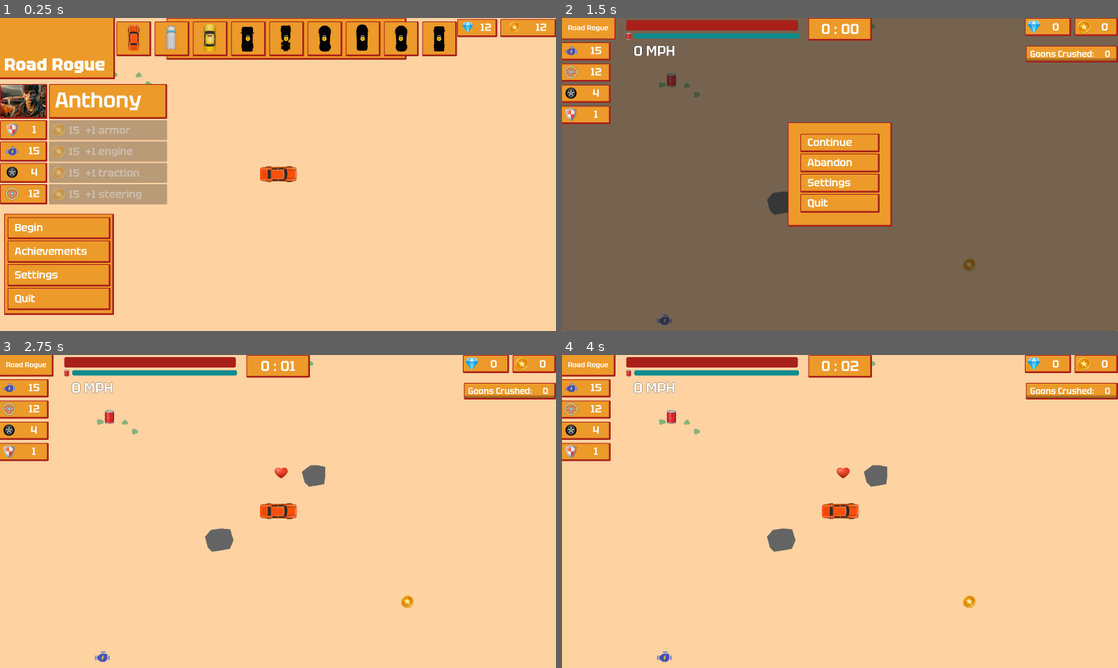
Above: before the commit, frames 1-4 (two rows, left to right).
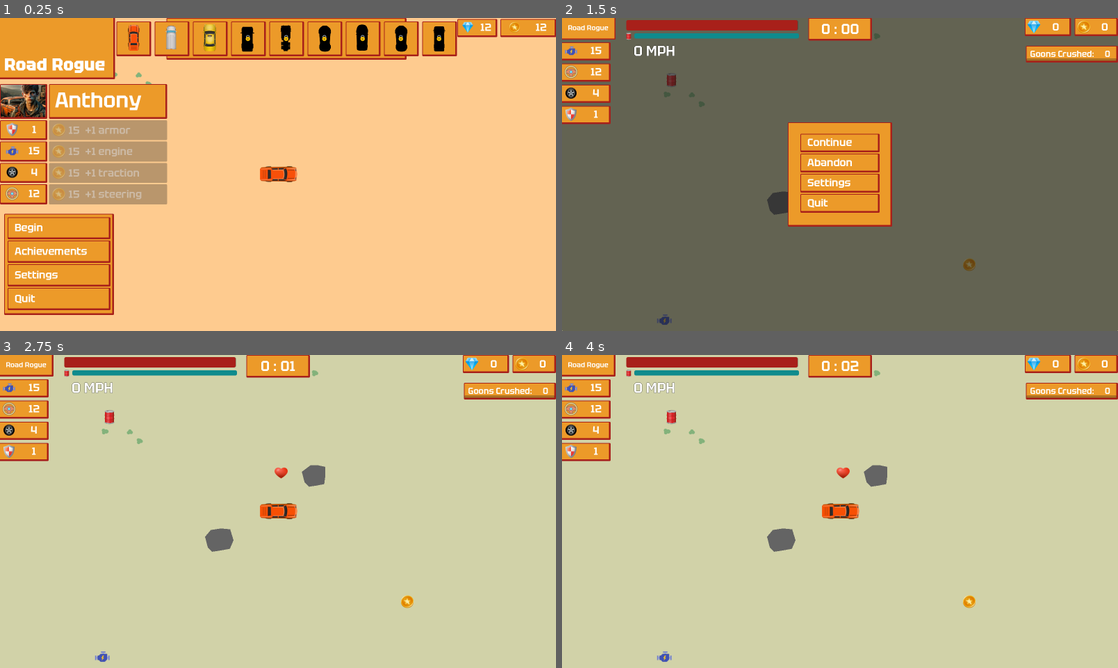
Above: after the commit, the same moments.

Repository: gregrylivingston/GoonCrusher
Game: Godot game, scene res://scene/player/menu/main/mainMenuCamera.tscn
Same seed, same stepped clock (60 frames per second), same inputs: the game is played once before the commit and once after it.
Inputs (mouse positions are in pixels of both pictures, inside the frame that each line leads up to):
- Up to frame 1 (0.25 s): no input
- Up to frame 2 (1.5 s): click "Begin" at 0.5 s; click "Road Rogue" at 1.25 s
- Up to frame 3 (2.75 s): click "Continue" at 2 s
- Up to frame 4 (4 s): tap Enter at 2.75 s; move the mouse to (962, 495) at 2.77 s; hold D (TurnRight) 2.78-3.5 s; hold Shift 2.78-3.5 s; click (962, 495) at 2.92 s; tap Space at 3.02, 3.5 s; drag from (728, 527) to (845, 473) at 3.52 s

The runs differ from the first frame. In frame 2, 0.1% of the frame differs, in the area x 0-100%, y 2-100%; in frame 3, 92%, in the area x 0-100%, y 0-100%; in frame 4, 92%.

Commit message:
added basic nighttime

Diff:
--- a/lib/overhead_car_2d/overhead_car_body_2d.gd
+++ b/lib/overhead_car_2d/overhead_car_body_2d.gd
@@ -359,3 +359,7 @@
 		$"AudioStream-Engine".play()
 		await get_tree().create_timer(0.5).timeout
 		$"AudioStream-Engine".stop()
+
+func turnOnHeadlights():
+	$sprite/PointLight2D2.visible = true
+	$sprite/PointLight2D3.visible = true
--- a/project.godot
+++ b/project.godot
@@ -100,4 +100,4 @@
 [rendering]
 
 renderer/rendering_method="mobile"
-environment/defaults/default_clear_color=Color(0.996078, 0.823529, 0.631373, 1)
+environment/defaults/default_clear_color=Color(0.996078, 0.796078, 0.560784, 1)
--- a/scene/car/car.tscn
+++ b/scene/car/car.tscn
@@ -8,10 +8,14 @@
 [ext_resource type="AudioStream" uid="uid://dd240qte30ido" path="res://sound/fx/tires_squal_loop.wav" id="4_jbkbo"]
 [ext_resource type="AudioStream" uid="uid://dlbojdancbkl3" path="res://sound/fx/crash-6711.mp3" id="5_pn0ef"]
 [ext_resource type="PackedScene" uid="uid://551dlp73phd4" path="res://texture/animation/smoke.tscn" id="6_ynfn4"]
+[ext_resource type="Texture2D" uid="uid://d1wyv3es8rac3" path="res://texture/fx/headlamp.png" id="7_d5bwr"]
 [ext_resource type="AudioStream" uid="uid://tuaawqdwftov" path="res://sound/fx/car-damage1.mp3" id="8_qq4uq"]
 
 [sub_resource type="RectangleShape2D" id="RectangleShape2D_f6v2r"]
 size = Vector2(212, 95)
+
+[sub_resource type="OccluderPolygon2D" id="OccluderPolygon2D_77a4r"]
+polygon = PackedVector2Array(-107, -46, -108, 43, 72, 42, 74, -52)
 
 [node name="Car" type="CharacterBody2D"]
 z_index = 1
@@ -55,6 +59,32 @@
 [node name="Smoke" parent="sprite/exhaust" instance=ExtResource("6_ynfn4")]
 position = Vector2(24.0004, 109)
 
+[node name="PointLight2D2" type="PointLight2D" parent="sprite"]
+visible = false
+modulate = Color(100, 100, 100, 1)
+z_index = -1
+position = Vector2(63.9997, -81.0002)
+rotation = -1.5708
+scale = Vector2(6, 3)
+color = Color(1, 1, 1, 0.47451)
+shadow_enabled = true
+shadow_color = Color(0, 0, 0, 0.0980392)
+texture = ExtResource("7_d5bwr")
+offset = Vector2(256, 0)
+
+[node name="PointLight2D3" type="PointLight2D" parent="sprite"]
+visible = false
+modulate = Color(100, 100, 100, 1)
+z_index = -1
+position = Vector2(4.99973, -74)
+rotation = -1.5708
+scale = Vector2(6, 3)
+color = Color(1, 1, 1, 0.47451)
+shadow_enabled = true
+shadow_color = Color(0, 0, 0, 0.0980392)
+texture = ExtResource("7_d5bwr")
+offset = Vector2(256, 0)
+
 [node name="AudioStream-Engine" type="AudioStreamPlayer2D" parent="."]
 stream = ExtResource("3_hfwa2")
 volume_db = 2.0
@@ -72,3 +102,6 @@
 stream = ExtResource("8_qq4uq")
 volume_db = -5.0
 pitch_scale = 2.0
+
+[node name="LightOccluder2D" type="LightOccluder2D" parent="."]
+occluder = SubResource("OccluderPolygon2D_77a4r")
--- a/scene/enemy/walker/walker.tscn
+++ b/scene/enemy/walker/walker.tscn
@@ -7,6 +7,9 @@
 
 [sub_resource type="RectangleShape2D" id="RectangleShape2D_je6xf"]
 size = Vector2(32, 39)
+
+[sub_resource type="OccluderPolygon2D" id="OccluderPolygon2D_iva72"]
+polygon = PackedVector2Array(-19, -14, -17, 11, 13, 8, 10, -20)
 
 [node name="CharacterBody2D" type="CharacterBody2D"]
 script = ExtResource("2_ogk1f")
@@ -29,5 +32,8 @@
 stream = ExtResource("4_x7wx2")
 volume_db = 10.0
 
+[node name="LightOccluder2D" type="LightOccluder2D" parent="."]
+occluder = SubResource("OccluderPolygon2D_iva72")
+
 [connection signal="animation_finished" from="Walker" to="." method="_on_walker_animation_finished"]
 [connection signal="animation_looped" from="Walker" to="." method="_on_walker_animation_looped"]
--- a/scene/level/levelRoot.gd
+++ b/scene/level/levelRoot.gd
@@ -3,6 +3,7 @@
 var spawnerScene = preload("res://scene/player/spawner.tscn")
 var playerCar: OverheadCarBody2D
 var playerController
+var seconds = 0
 
 func _ready():
 	updateAudioLevels()
@@ -28,6 +29,14 @@
 	newSpawner( Vector2i(3500,-1500))
 	newSpawner( Vector2i(-3500,0))
 
+
+
+
+func setNighttime():
+	$WorldEnvironment.environment.adjustment_brightness = 0.3
+	$AudioStreamPlayer_wolf.play()
+	Root.playerCar.turnOnHeadlights()
+
 func newSpawner( spawnerPosition: Vector2i ):
 	var newSpawner = spawnerScene.instantiate()
 	newSpawner.position = spawnerPosition
--- a/scene/level/levelRoot.tscn
+++ b/scene/level/levelRoot.tscn
@@ -1,8 +1,9 @@
-[gd_scene load_steps=18 format=3 uid="uid://dqcrli42u3gia"]
+[gd_scene load_steps=21 format=3 uid="uid://dqcrli42u3gia"]
 
 [ext_resource type="Script" path="res://scene/level/levelRoot.gd" id="1_65p74"]
 [ext_resource type="PackedScene" uid="uid://brhh6ifac5qvc" path="res://scene/scenery/rocks.tscn" id="2_5ujut"]
 [ext_resource type="Texture2D" uid="uid://v5bd3cd45oop" path="res://texture/backgroundTexture.png" id="2_ebgys"]
+[ext_resource type="Texture2D" uid="uid://dvpt6fq7vitdb" path="res://texture/sand.png" id="2_tickn"]
 [ext_resource type="PackedScene" uid="uid://dbkp41oxg03o6" path="res://scene/car/car.tscn" id="2_v78xq"]
 [ext_resource type="PackedScene" uid="uid://pgobm7erc1f0" path="res://scene/player/playerRoot.tscn" id="3_sf05p"]
 [ext_resource type="PackedScene" uid="uid://d274ibi53fekt" path="res://scene/player/spawner.tscn" id="5_4um6i"]
@@ -17,16 +18,32 @@
 [ext_resource type="PackedScene" uid="uid://xwhhgw0qwlsm" path="res://scene/powerup/slotMachine.tscn" id="15_hppr6"]
 [ext_resource type="PackedScene" uid="uid://4lh7dd54kbqe" path="res://scene/powerup/gem.tscn" id="16_5gmm7"]
 [ext_resource type="PackedScene" uid="uid://b6x6nemyty8wb" path="res://scene/enemy/spawnManager.tscn" id="17_3wer8"]
+[ext_resource type="AudioStream" uid="uid://bqf1c80fb8cpl" path="res://sound/fx/duskwolf-101348.mp3" id="19_b5cat"]
+
+[sub_resource type="Environment" id="Environment_mn5m8"]
+background_mode = 3
+glow_enabled = true
+glow_blend_mode = 0
+adjustment_enabled = true
 
 [node name="LevelRoot" type="Node2D" groups=["levelRoot"]]
 script = ExtResource("1_65p74")
 
 [node name="TextureRect" type="TextureRect" parent="."]
 custom_minimum_size = Vector2(999999, 999999)
-offset_left = -4932.0
-offset_top = -5015.0
-offset_right = 995067.0
-offset_bottom = 994984.0
+offset_left = -4904.0
+offset_top = -4960.0
+offset_right = 995095.0
+offset_bottom = 995039.0
+texture = ExtResource("2_tickn")
+stretch_mode = 1
+
+[node name="TextureRect2" type="TextureRect" parent="."]
+custom_minimum_size = Vector2(999999, 999999)
+offset_left = -4904.0
+offset_top = -4960.0
+offset_right = 995095.0
+offset_bottom = 995039.0
 texture = ExtResource("2_ebgys")
 stretch_mode = 1
 
@@ -98,3 +115,9 @@
 position = Vector2(3801, 611)
 
 [node name="SpawnManager" parent="." instance=ExtResource("17_3wer8")]
+
+[node name="WorldEnvironment" type="WorldEnvironment" parent="."]
+environment = SubResource("Environment_mn5m8")
+
+[node name="AudioStreamPlayer_wolf" type="AudioStreamPlayer" parent="."]
+stream = ExtResource("19_b5cat")
--- a/scene/player/Timer.gd
+++ b/scene/player/Timer.gd
@@ -1,14 +1,19 @@
 extends Label
 
-var seconds = 0.0
+
 # Called when the node enters the scene tree for the first time.
 func _ready():
-	pass # Replace with function body.
+	pass
 
+var isDaytime: bool = true
 
 # Called every frame. 'delta' is the elapsed time since the previous frame.
 func _process(delta):
-	seconds += delta
-	var clockSeconds = int(seconds)%60
+	Root.levelRoot.seconds += delta
+	var clockSeconds = int(Root.levelRoot.seconds )%60
 	if clockSeconds < 10: clockSeconds = "0" + str(clockSeconds)
-	text = str(int(seconds/60)) + " : " + str(clockSeconds)
+	text = str(int(Root.levelRoot.seconds /60)) + " : " + str(clockSeconds)
+
+	if int(Root.levelRoot.seconds )==60 && isDaytime:
+		isDaytime = false
+		Root.levelRoot.setNighttime()
--- a/scene/powerup/powerup.tscn
+++ b/scene/powerup/powerup.tscn
@@ -7,6 +7,9 @@
 
 [sub_resource type="RectangleShape2D" id="RectangleShape2D_3mcnq"]
 size = Vector2(35, 32)
+
+[sub_resource type="OccluderPolygon2D" id="OccluderPolygon2D_mbp6k"]
+polygon = PackedVector2Array(-6.5, -13.5, -8.5, 15, 8, 15, 9, -14.5)
 
 [node name="Powerup" type="Sprite2D"]
 material = ExtResource("1_bejnl")
@@ -25,4 +28,7 @@
 stream = ExtResource("4_y3svm")
 volume_db = 2.0
 
+[node name="LightOccluder2D" type="LightOccluder2D" parent="."]
+occluder = SubResource("OccluderPolygon2D_mbp6k")
+
 [connection signal="body_entered" from="Area2D" to="." method="_on_area_2d_body_entered"]
--- a/scene/scenery/rocks.tscn
+++ b/scene/scenery/rocks.tscn
@@ -1,8 +1,11 @@
-[gd_scene load_steps=3 format=3 uid="uid://brhh6ifac5qvc"]
+[gd_scene load_steps=4 format=3 uid="uid://brhh6ifac5qvc"]
 
 [ext_resource type="Script" path="res://scene/scenery/rocks.gd" id="1_q8q40"]
 
 [sub_resource type="ConvexPolygonShape2D" id="ConvexPolygonShape2D_x7f3q"]
+
+[sub_resource type="OccluderPolygon2D" id="OccluderPolygon2D_qiruc"]
+polygon = PackedVector2Array(-72, -20, -23, -58, 17, -58, 63, -48, 62, 1, 54, 50, -31, 66, -56, 40)
 
 [node name="Rocks" type="Polygon2D"]
 color = Color(0.396078, 0.396078, 0.396078, 1)
@@ -13,3 +16,6 @@
 
 [node name="CollisionShape2D" type="CollisionShape2D" parent="StaticBody2D"]
 shape = SubResource("ConvexPolygonShape2D_x7f3q")
+
+[node name="LightOccluder2D" type="LightOccluder2D" parent="."]
+occluder = SubResource("OccluderPolygon2D_qiruc")
Not shown: 1 places in scene/car/car.tscn that only renumber resources
Not shown: 1 places in scene/enemy/walker/walker.tscn that only renumber resources
Not shown: 1 places in scene/powerup/powerup.tscn that only renumber resources
Not shown, added: sound/fx/duskwolf-101348.mp3.import
Binary file added: texture/fx/headlamp.png
Not shown, added: texture/fx/headlamp.png.import
Binary file added: texture/fx/headlamp2.png
Not shown, added: texture/fx/headlamp2.png.import
Binary file added: texture/sand.png
Not shown, added: texture/sand.png.import
Not shown, added: sound/fx/duskwolf-101348.mp3
